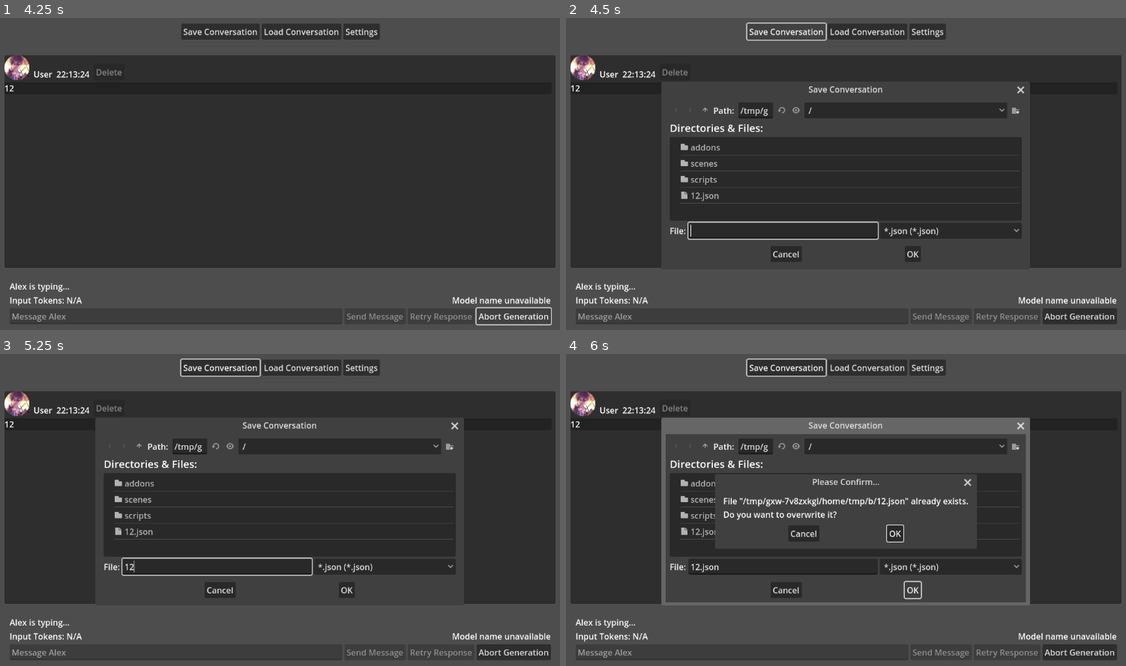
Above: before the commit, frames 1-4 (two rows, left to right).
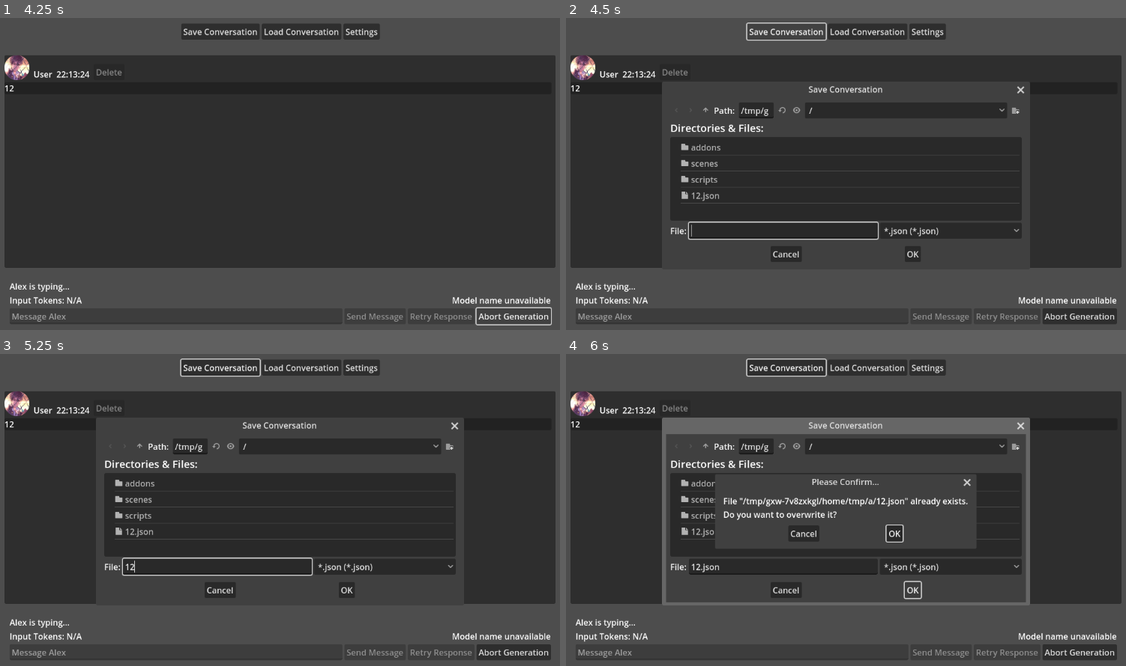
Above: after the commit, the same moments.

Repository: TheSiriusSystem/KoboldAI-Frontend
Game: Godot game, scene res://scenes/application.tscn
Same seed, same stepped clock (60 frames per second), same inputs: the game is played once before the commit and once after it.
Inputs (mouse positions are in pixels of both pictures, inside the frame that each line leads up to):
- Up to frame 1 (4.25 s): click (173, 317) at 0.52 s; type "12" at 0.6 s; click "Send Message" at 1.25 s; click "Abort Generation" at 2 s; click "Abort Generation" at 2.75 s; click "Abort Generation" at 3.5 s
- Up to frame 2 (4.5 s): click "Save Conversation" at 4.25 s
- Up to frame 3 (5.25 s): click (218, 566) at 5.02 s; type "12" at 5.1 s
- Up to frame 4 (6 s): click "OK" at 5.75 s

Frame 1 is identical in both runs. In frame 2, 0.6% of the frame differs, in the area x 18-45%, y 28-71%; in frame 3, 0.6%; in frame 4, 1.0%, in the area x 17-73%, y 20-81%.

Commit message:
Make stop_sequence dynamic

Diff:
--- a/scripts/application.gd
+++ b/scripts/application.gd
@@ -52,10 +52,15 @@
 	_is_busy = true
 
 	var prompt: String = ""
+	var stop_sequences: PackedStringArray = ["\n%s:" % _user_name, "\n%s:" % AI_NAME, "\nyou:", "\nYou:", "\nYOU:"]
 
-	# Compile the conversation context.
+	# Compile the conversation context and stop sequences.
 	for message: Dictionary in _messages:
 		prompt += "%s: %s\n" % [message.sender, message.content]
+
+		var stop_sequence: String = "\n%s:" % message.sender
+		if not stop_sequences.has(stop_sequence):
+			stop_sequences.push_back(stop_sequence)
 	prompt += "%s:" % AI_NAME # So the AI knows who to talk as.
 
 	_generation_start_time = get_seconds()
@@ -64,7 +69,7 @@
 		"max_context_length": AI_CONTEXT_SIZE,
 		"max_length": AI_MAX_OUTPUT,
 		"prompt": prompt,
-		"stop_sequence": ["\n%s:" % _user_name, "\n%s:" % AI_NAME],
+		"stop_sequence": stop_sequences,
 		"genkey": AI_GENKEY,
 	}))
 
